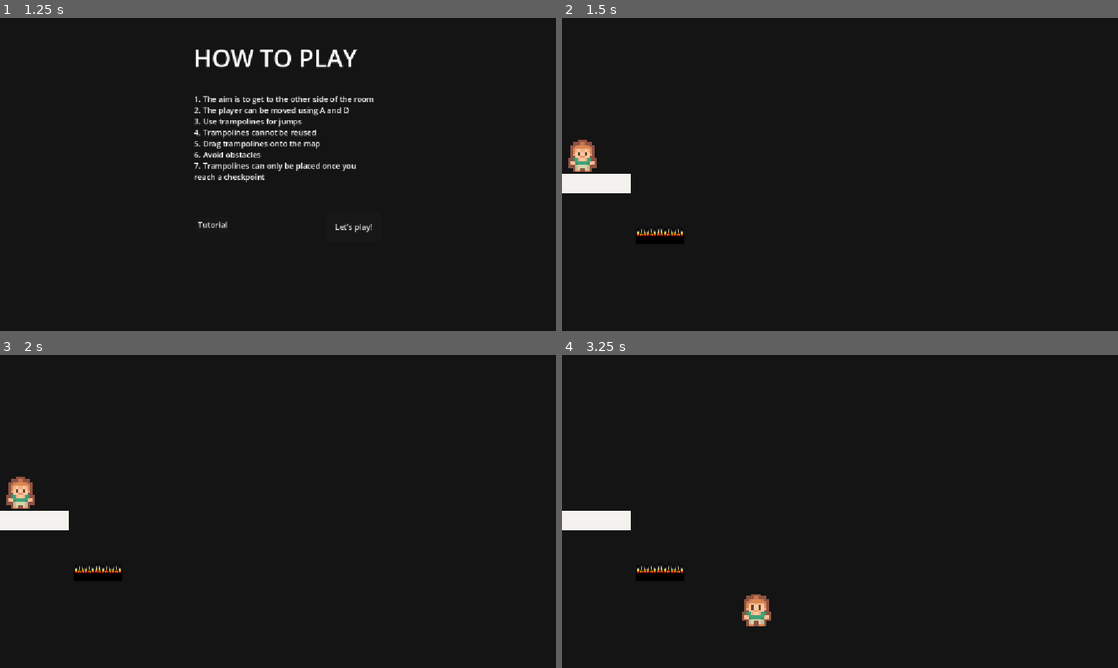
Above: before the commit, frames 1-4 (two rows, left to right).
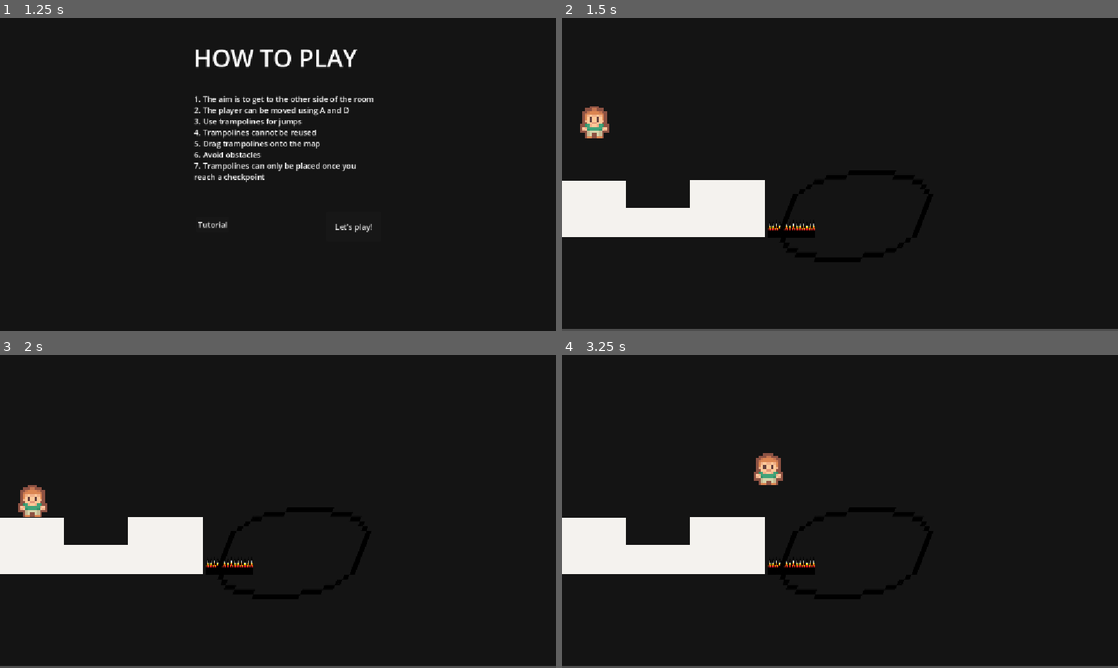
Above: after the commit, the same moments.

Repository: arsenal4eva/bounce
Game: Godot game, scene res://titlescreen.tscn
The game is run twice, just before and just after one commit, with the same random seed, the same clock (stepped at 60 frames per second) and the same inputs.
Inputs:
- Up to frame 1 (1.25 s): click "Start" at 0.5 s
- Up to frame 2 (1.5 s): click "Tutorial" at 1.25 s
- Up to frame 3 (2 s): no input
- Up to frame 4 (3.25 s): tap Enter (ui_accept) at 2, 2.27, 3.02 s; hold Right (ui_right) from 2.03 s (still down)

Frame 1 is identical in both runs. In frame 2, 7.1% of the frame differs, in the area x 0-100%, y 28-100%; in frame 3, 6.8%; in frame 4, 7.1%, in the area x 0-100%, y 31-100%.

Commit message:
Add files via upload

Diff:
--- /dev/null
+++ b/game/jump_pad.gd
@@ -0,0 +1,7 @@
+extends Node2D
+
+
+
+func _on_area_2d_body_entered(body: Node2D) -> void:
+	if body.get("JUMP_PAD_HEIGHT"):
+		body.velocity.y = body.JUMP_PAD_HEIGHT
--- /dev/null
+++ b/game/jump_pad.tscn
@@ -0,0 +1,39 @@
+[gd_scene format=3 uid="uid://dvkwloa1bqnri"]
+
+[ext_resource type="Texture2D" uid="uid://b0nu1y8e5uwmf" path="res://oval-removebg-preview.png" id="1_cysje"]
+[ext_resource type="Script" uid="uid://bebtevghnd437" path="res://jump_pad.gd" id="1_h7ut2"]
+[ext_resource type="Script" uid="uid://cgfvjoxil4l43" path="res://sprite_2d.gd" id="2_dd87t"]
+
+[sub_resource type="RectangleShape2D" id="RectangleShape2D_17ubn"]
+size = Vector2(271.063, 190.59134)
+
+[sub_resource type="RectangleShape2D" id="RectangleShape2D_oeeh7"]
+size = Vector2(293.68958, 205.8473)
+
+[node name="Node2D" type="Node2D" unique_id=597283379]
+script = ExtResource("1_h7ut2")
+
+[node name="jump_pad" type="Sprite2D" parent="." unique_id=523813203]
+position = Vector2(1391, 273)
+scale = Vector2(1.0781252, 1.08125)
+skew = 0.37175512
+texture = ExtResource("1_cysje")
+script = ExtResource("2_dd87t")
+
+[node name="StaticBody2D" type="StaticBody2D" parent="." unique_id=1164244375]
+position = Vector2(1391, 273)
+scale = Vector2(1.0781252, 1.08125)
+skew = 0.37175512
+
+[node name="CollisionShape2D" type="CollisionShape2D" parent="StaticBody2D" unique_id=949223171]
+position = Vector2(-4.480591, 3.970642)
+shape = SubResource("RectangleShape2D_17ubn")
+
+[node name="Area2D" type="Area2D" parent="." unique_id=737854236]
+
+[node name="CollisionShape2D2" type="CollisionShape2D" parent="Area2D" unique_id=687004773]
+position = Vector2(1384.5425, 276.10693)
+skew = 0.37175512
+shape = SubResource("RectangleShape2D_oeeh7")
+
+[connection signal="body_entered" from="Area2D" to="." method="_on_area_2d_body_entered"]
--- a/game/player.gd
+++ b/game/player.gd
@@ -3,6 +3,7 @@
 
 const SPEED = 300.0
 const JUMP_VELOCITY = -400.0
+const JUMP_PAD_HEIGHT = -750.0
 
 var curr = 0
 
--- a/game/player.tscn
+++ b/game/player.tscn
@@ -1,19 +1,15 @@
 [gd_scene format=3 uid="uid://5sgy0k2htp7b"]
 
-[ext_resource type="Texture2D" uid="uid://cjjxegq2q7rnr" path="res://player_simple.png" id="1_4flbx"]
+[ext_resource type="Texture2D" uid="uid://ulcr3m6k5jar" path="res://player_simple.png" id="1_4flbx"]
 [ext_resource type="Script" uid="uid://do5lfpq2dysdi" path="res://player.gd" id="1_onrkg"]
 
-[sub_resource type="CircleShape2D" id="CircleShape2D_tdn2g"]
-radius = 37.01351
+[sub_resource type="RectangleShape2D" id="RectangleShape2D_rwowx"]
+size = Vector2(51, 61)
 
 [node name="Player" type="Node2D" unique_id=983713674]
 
 [node name="Player" type="CharacterBody2D" parent="." unique_id=1919773294]
 script = ExtResource("1_onrkg")
-
-[node name="CollisionShape2D" type="CollisionShape2D" parent="Player" unique_id=649944555]
-position = Vector2(173, 154)
-shape = SubResource("CircleShape2D_tdn2g")
 
 [node name="TextureRect" type="TextureRect" parent="Player" unique_id=711663503]
 texture_filter = 1
@@ -22,3 +18,7 @@
 offset_right = 203.0
 offset_bottom = 187.0
 texture = ExtResource("1_4flbx")
+
+[node name="CollisionShape2D" type="CollisionShape2D" parent="Player" unique_id=649944555]
+position = Vector2(172.5, 156.5)
+shape = SubResource("RectangleShape2D_rwowx")
--- /dev/null
+++ b/game/sprite_2d.gd
@@ -0,0 +1,11 @@
+extends Sprite2D
+
+
+# Called when the node enters the scene tree for the first time.
+func _ready() -> void:
+	pass # Replace with function body.
+
+
+# Called every frame. 'delta' is the elapsed time since the previous frame.
+func _process(delta: float) -> void:
+	pass
--- a/game/tutorial.tscn
+++ b/game/tutorial.tscn
@@ -1,37 +1,83 @@
 [gd_scene format=3 uid="uid://rjamfiwq8e4x"]
 
-[ext_resource type="Texture2D" uid="uid://bjm2wsv8ogoh" path="res://placeholder.png" id="1_ehuit"]
-[ext_resource type="Texture2D" uid="uid://beljguljydy1r" path="res://block.png" id="2_5mrt3"]
+[ext_resource type="Texture2D" uid="uid://nvxhn6i3aox3" path="res://placeholder.png" id="1_ehuit"]
+[ext_resource type="Texture2D" uid="uid://yuwv1nk55xwc" path="res://block.png" id="2_5mrt3"]
 [ext_resource type="PackedScene" uid="uid://y60gf5oacqyw" path="res://spikes.tscn" id="3_5mrt3"]
 [ext_resource type="PackedScene" uid="uid://5sgy0k2htp7b" path="res://player.tscn" id="3_rwowx"]
+[ext_resource type="PackedScene" uid="uid://dvkwloa1bqnri" path="res://jump_pad.tscn" id="5_rwowx"]
 
 [sub_resource type="RectangleShape2D" id="RectangleShape2D_tdn2g"]
-size = Vector2(141, 40)
+size = Vector2(134.5, 42.5)
+
+[sub_resource type="RectangleShape2D" id="RectangleShape2D_5mrt3"]
+size = Vector2(135.5, 42.5)
+
+[sub_resource type="RectangleShape2D" id="RectangleShape2D_rg72a"]
+size = Vector2(153.25, 19)
 
 [node name="Tutorial" type="Node2D" unique_id=793042349]
 
 [node name="TextureRect" type="TextureRect" parent="." unique_id=1026021813]
-offset_right = 1152.0
-offset_bottom = 648.0
+offset_left = -1.0
+offset_top = -5.0
+offset_right = 1151.0
+offset_bottom = 643.0
 texture = ExtResource("1_ehuit")
 expand_mode = 1
 
 [node name="TextureRect2" type="TextureRect" parent="." unique_id=1656196643]
-offset_left = 1.0
-offset_top = 323.0
-offset_right = 142.0
-offset_bottom = 363.0
+offset_left = -1.0
+offset_top = 337.0
+offset_right = 132.0
+offset_bottom = 453.0
+texture = ExtResource("2_5mrt3")
+expand_mode = 1
+
+[node name="TextureRect4" type="TextureRect" parent="." unique_id=45797950]
+anchors_preset = -1
+anchor_left = 2.1650002
+anchor_top = 0.261
+anchor_right = 3.1260002
+anchor_bottom = 0.656
+offset_left = 265.0
+offset_top = 335.0
+offset_right = 420.0
+offset_bottom = 454.0
+texture = ExtResource("2_5mrt3")
+expand_mode = 1
+
+[node name="TextureRect3" type="TextureRect" parent="." unique_id=1564288391]
+anchors_preset = -1
+anchor_left = 1.5610001
+anchor_top = 0.30600002
+anchor_right = 3.3960001
+anchor_bottom = 0.78800005
+offset_left = 85.0
+offset_top = 393.0
+offset_right = 315.0
+offset_bottom = 453.088
 texture = ExtResource("2_5mrt3")
 expand_mode = 1
 
 [node name="StaticBody2D" type="StaticBody2D" parent="." unique_id=1949410279]
 
 [node name="CollisionShape2D" type="CollisionShape2D" parent="StaticBody2D" unique_id=459768355]
-position = Vector2(71, 343)
+position = Vector2(65.5, 356.75)
 shape = SubResource("RectangleShape2D_tdn2g")
 
+[node name="CollisionShape2D2" type="CollisionShape2D" parent="StaticBody2D" unique_id=1672843270]
+position = Vector2(198.25, 416)
+shape = SubResource("RectangleShape2D_5mrt3")
+
+[node name="CollisionShape2D3" type="CollisionShape2D" parent="StaticBody2D" unique_id=10598673]
+position = Vector2(343.375, 344.5)
+shape = SubResource("RectangleShape2D_rg72a")
+
 [node name="Player" parent="." unique_id=983713674 instance=ExtResource("3_rwowx")]
-position = Vector2(-130, 130)
+position = Vector2(-105, 49)
 
 [node name="spikes" parent="." unique_id=398212273 instance=ExtResource("3_5mrt3")]
-position = Vector2(110, 422)
+position = Vector2(383, 410)
+
+[node name="Node2D" parent="." unique_id=597283379 instance=ExtResource("5_rwowx")]
+position = Vector2(-777, 132)
Not shown, changed: game/block.png.import
Not shown, added: game/jump_pad.gd.uid
Not shown: 1 places in game/level_1.tscn that only renumber resources
Binary file added: game/oval-removebg-preview.png
Not shown, added: game/oval-removebg-preview.png.import
Not shown, changed: game/placeholder.png.import
Not shown, changed: game/player_simple.png.import
Not shown, added: game/sprite_2d.gd.uid
Not shown, changed: game/wall.png.import
Not shown, added: game/pixilart-1794635505655.mp4
